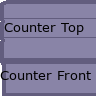
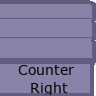
Layer changes from the first 96x96 image to the second:
hid "Counter Top" over [4, 23, 84, 35]
removed layer "Counter Front" over [0, 71, 91, 80]
added layer "Counter" above "counter_front_middle_base" over [18, 65, 75, 95]
showed "counter_horizontal_02" over [0, 0, 96, 96]
hid "counter_horizontal_01" over [0, 0, 96, 96]